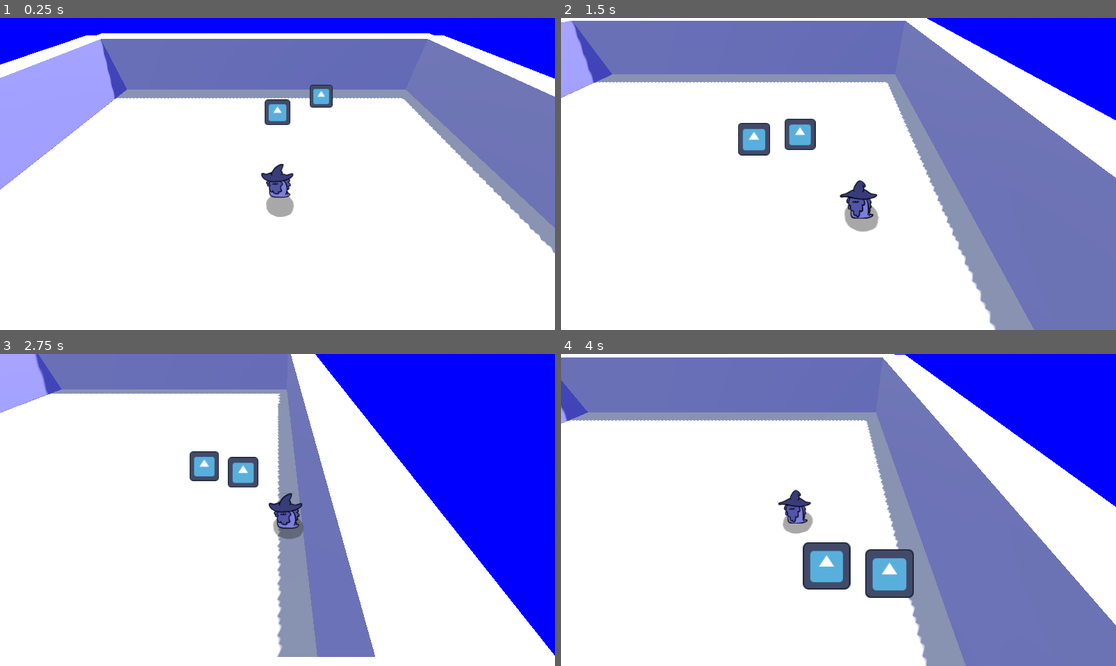
Above: before the commit, frames 1-4 (two rows, left to right).
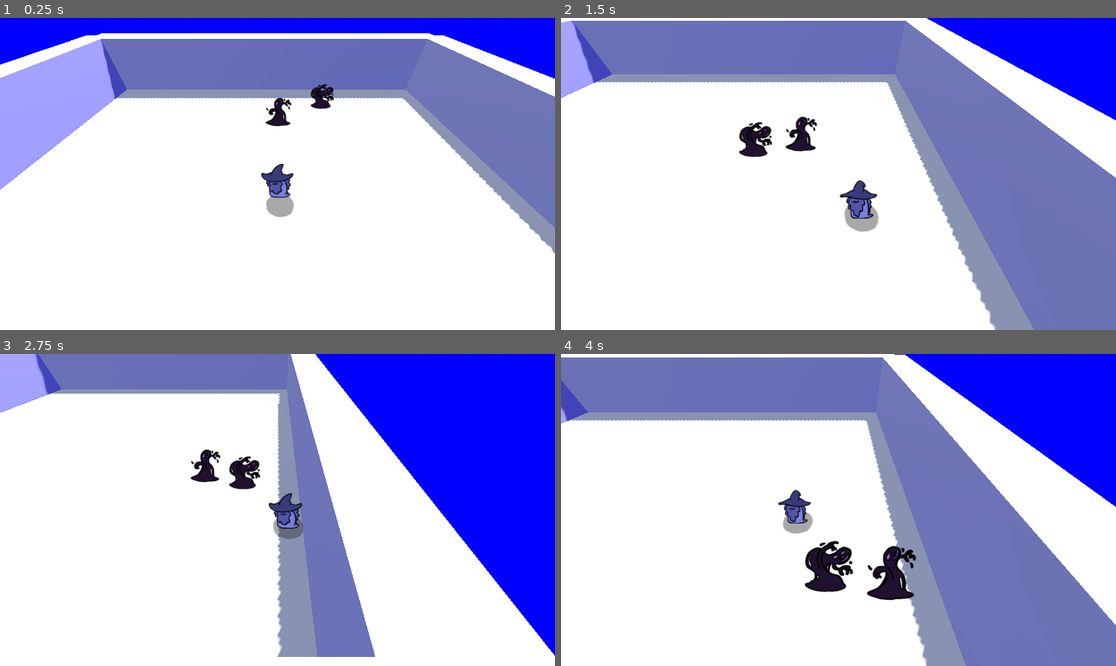
Above: after the commit, the same moments.

Repository: YhagoTomasini/GMTK_026
Game: Godot game, scene res://Scenes/world.tscn
Same seed, same stepped clock (60 frames per second), same inputs: the game is played once before the commit and once after it. The engine's default icon, where the game draws it, is replaced by a stand-in: a white triangle on a blue panel in a dark square.
Inputs:
- Up to frame 1 (0.25 s): no input
- Up to frame 2 (1.5 s): tap Enter (ui_accept) at 0.5, 0.77 s; hold Right (ui_right) 0.53-1.28 s; hold Down (ui_down) from 1.28 s (still down)
- Up to frame 3 (2.75 s): tap Enter (ui_accept) at 1.52 s; release Down (ui_down) at 2.03 s; hold Right (ui_right) from 2.03 s (still down)
- Up to frame 4 (4 s): release Right (ui_right) at 2.78 s; hold Up (ui_up) 2.78-3.53 s; tap Enter (ui_accept) at 3.02, 3.77 s; hold Left (ui_left) from 3.53 s (still down)

The runs differ from the first frame. In frame 1, 0.7% of the frame differs, in the area x 47-61%, y 21-35%; in frame 2, 1.2%; in frame 3, 1.1%; in frame 4, 2.8%, in the area x 43-64%, y 59-80%.

Commit message:
inimigo anim

Diff:
--- a/gmtk-026/Prefabs/slime_1.tscn
+++ b/gmtk-026/Prefabs/slime_1.tscn
@@ -1,16 +1,41 @@
-[gd_scene load_steps=6 format=3 uid="uid://cncvv1t8mmyyw"]
+[gd_scene load_steps=10 format=3 uid="uid://cncvv1t8mmyyw"]
 
 [ext_resource type="Script" uid="uid://viy85eyns7p1" path="res://Scripts/slime_1.gd" id="1_n3tpi"]
-[ext_resource type="Texture2D" uid="uid://ccqu6e83o71ue" path="res://icon.svg" id="2_5ivo8"]
+[ext_resource type="Texture2D" uid="uid://duid0scrnkuxa" path="res://Assets/slime1_spritesheet.png" id="2_op0xf"]
 [ext_resource type="Script" uid="uid://bqenbxwtndjxk" path="res://Scripts/Look_at_camera.gd" id="4_0lvod"]
 
 [sub_resource type="SphereShape3D" id="SphereShape3D_op0xf"]
+
+[sub_resource type="AtlasTexture" id="AtlasTexture_n3tpi"]
+atlas = ExtResource("2_op0xf")
+region = Rect2(1, 1, 145, 145)
+
+[sub_resource type="AtlasTexture" id="AtlasTexture_5ivo8"]
+atlas = ExtResource("2_op0xf")
+region = Rect2(147, 1, 145, 145)
+
+[sub_resource type="AtlasTexture" id="AtlasTexture_lx30c"]
+atlas = ExtResource("2_op0xf")
+region = Rect2(1, 147, 145, 145)
+
+[sub_resource type="AtlasTexture" id="AtlasTexture_0lvod"]
+atlas = ExtResource("2_op0xf")
+region = Rect2(147, 147, 145, 145)
 
 [sub_resource type="SpriteFrames" id="SpriteFrames_fw6wf"]
 animations = [{
 "frames": [{
 "duration": 1.0,
-"texture": ExtResource("2_5ivo8")
+"texture": SubResource("AtlasTexture_n3tpi")
+}, {
+"duration": 1.0,
+"texture": SubResource("AtlasTexture_5ivo8")
+}, {
+"duration": 1.0,
+"texture": SubResource("AtlasTexture_lx30c")
+}, {
+"duration": 1.0,
+"texture": SubResource("AtlasTexture_0lvod")
 }],
 "loop": true,
 "name": &"default",
@@ -18,6 +43,7 @@
 }]
 
 [node name="Slime_1" type="CharacterBody3D" groups=["enemies"]]
+collision_layer = 4
 script = ExtResource("1_n3tpi")
 
 [node name="nav_agent" type="NavigationAgent3D" parent="."]
@@ -32,7 +58,9 @@
 
 [node name="animSprite" type="AnimatedSprite3D" parent="."]
 transform = Transform3D(0.6, 0, 0, 0, 0.6, 0, 0, 0, 0.6, 0, 0, 0)
+modulate = Color(0.7517824, 0.460258, 1, 1)
 sprite_frames = SubResource("SpriteFrames_fw6wf")
+autoplay = "default"
 frame_progress = 0.29382774
 script = ExtResource("4_0lvod")
 
--- a/gmtk-026/Scripts/Look_at_camera.gd
+++ b/gmtk-026/Scripts/Look_at_camera.gd
@@ -1,6 +1,8 @@
 extends AnimatedSprite3D
 
 func _ready() -> void:
+	frame = randi_range(0, 3)
+
 	if get_parent().name == "player":
 		var cam := get_viewport().get_camera_3d()
 		if cam:
Binary file added: gmtk-026/Assets/slime1_spritesheet.png
Not shown, added: gmtk-026/Assets/slime1_spritesheet.png.import
